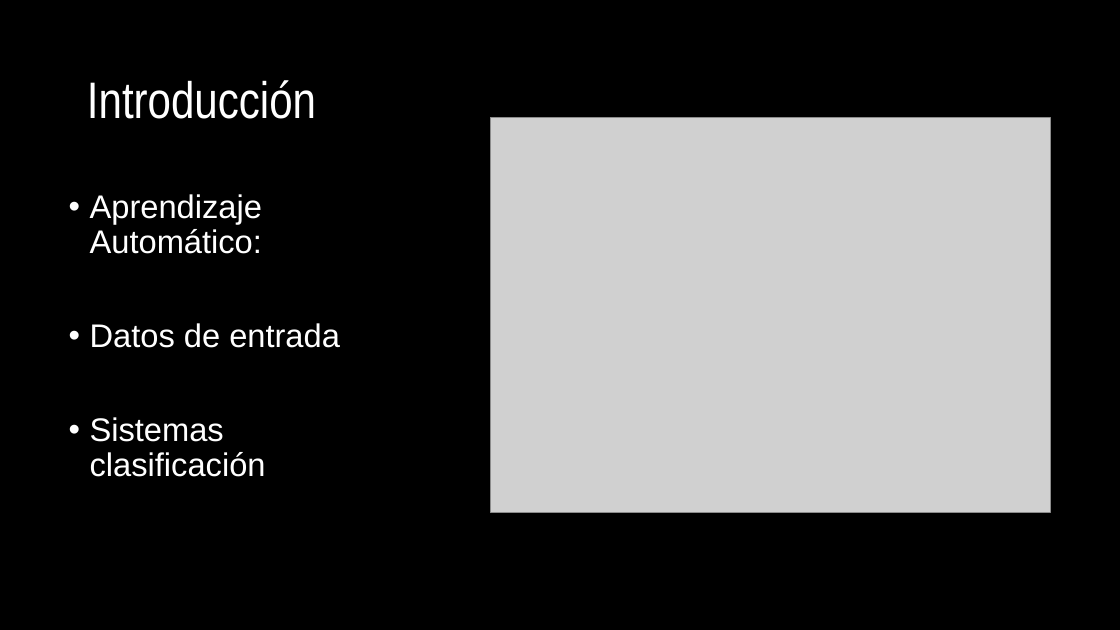
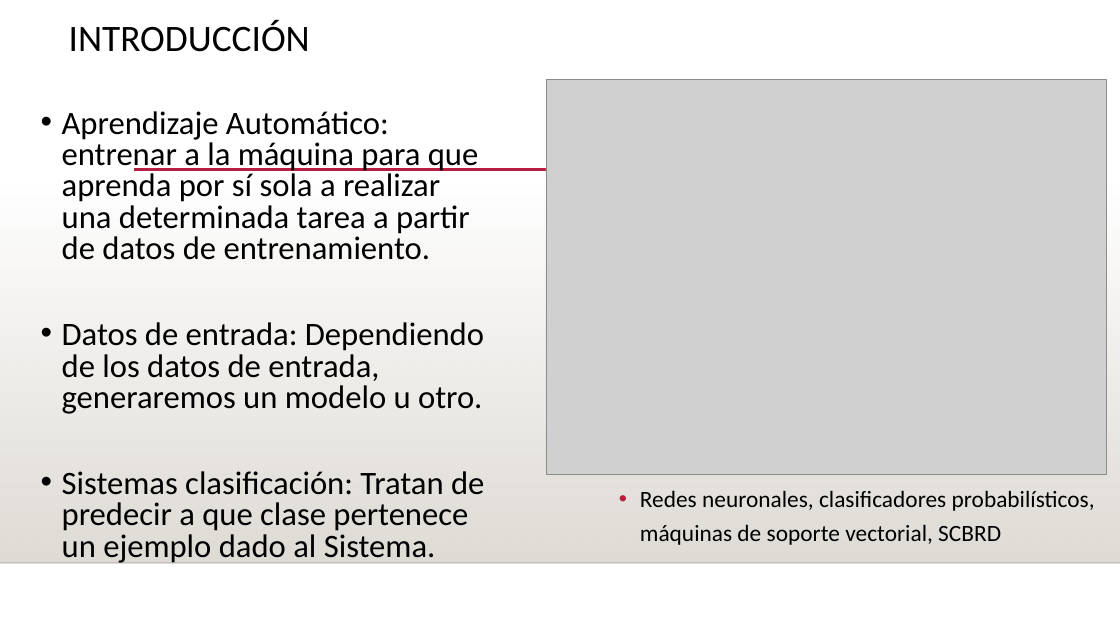
Before and after one commit to Tiburtzio/TFG, a slide deck: slide 2 of Docs/Presentacion.pptx. Drawn at 1120x630 pixels with LibreOffice and Linux fonts; fonts in the diff are those of the drawing; grey boxes stand for pictures; background and template pictures are left out. Boxes give left, top, right and bottom in pixels: in the first picture for what was removed or moved away, otherwise in the second. Text is boxed around its words. In the diff, an @@ line names an element or a change of style, - is before the commit and + after.

```diff
--- a/Docs/Presentacion.pptx
+++ b/Docs/Presentacion.pptx
@@ background #000000 to #FFFFFF @@
@@ title at box(69, 20, 310, 52): text changed; size 44 to 32 pt; font Arial Narrow to Calibri; text colour #FFFFFF to #000000 @@
-Introducción
+INTRODUCCIÓN
@@ picture: place and size @@
-picture at box(490, 118, 1050, 513)
+picture at box(546, 80, 1107, 475)
@@ text added at box(62, 111, 484, 565), 28 pt, text #000000 @@
+• Aprendizaje Automático: entrenar a la máquina para que aprenda por sí sola a realizar una determinada tarea a partir de datos de entrenamiento.
+• Datos de entrada: Dependiendo de los datos de entrada, generaremos un modelo u otro.
+• Sistemas clasificación: Tratan de predecir a que clase pertenece un ejemplo dado al Sistema.
@@ line added from (134, 170) to (1017, 170), #B71E42 2.5 pt @@
@@ rectangle added at box(0, 186, 1120, 563), fill gradient #DFDBD5 @@
@@ text removed at box(90, 194, 340, 477) @@
-• Aprendizaje Automático:
-• Datos de entrada
-• Sistemas clasificación
@@ text added at box(640, 490, 1095, 545), 20 pt, text #000000 @@
+• Redes neuronales, clasificadores probabilísticos, máquinas de soporte vectorial, SCBRD
@@ line added from (0, 563) to (1120, 563), #000001 1 pt @@
```
Also in this commit, not shown: 4 other slides changed, 14 slides added, 3 slides removed, 1 other file.
